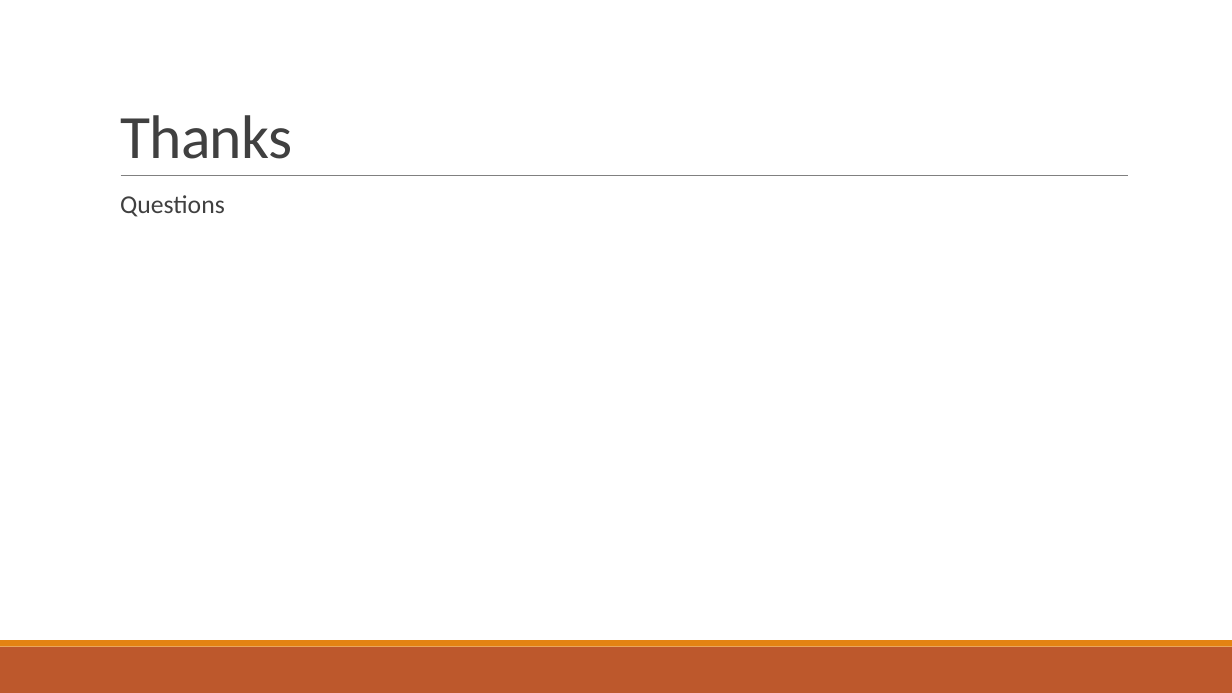
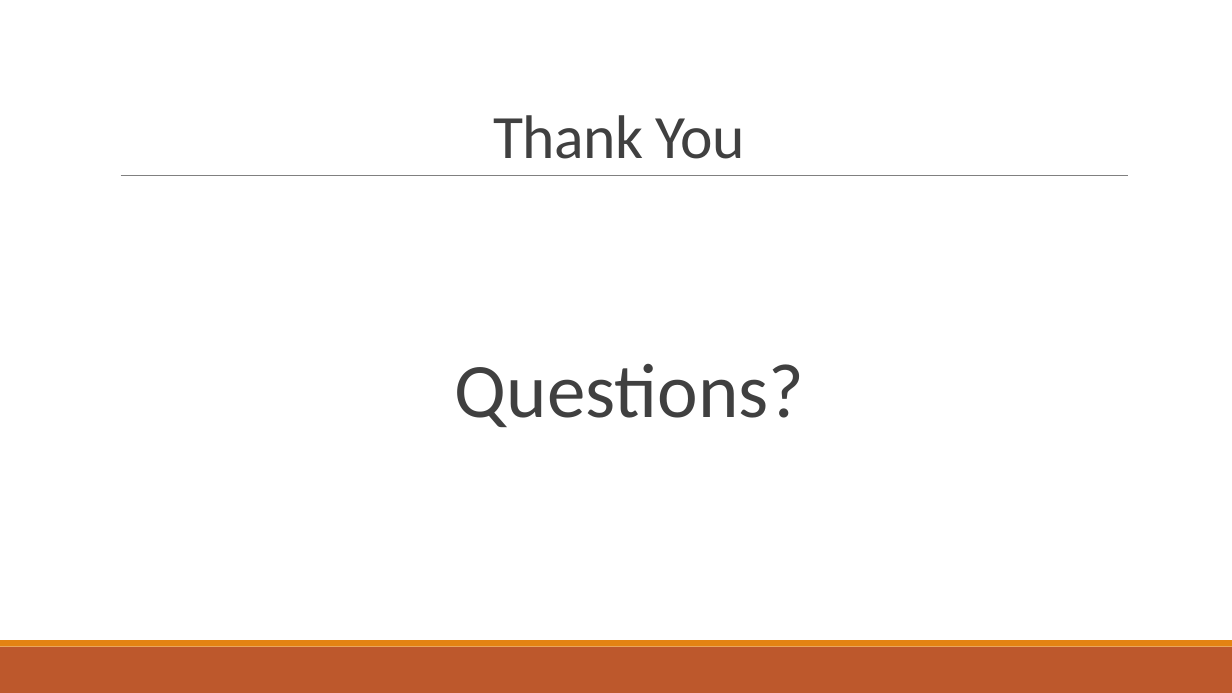
Before and after one commit to suong4554/Machine-Learning-Poly-U, a slide deck: slide 16 of Presentation.pptx. Drawn at 1232x693 pixels with LibreOffice and Linux fonts; fonts in the diff are those of the drawing. Boxes give left, top, right and bottom in pixels: in the first picture for what was removed or moved away, otherwise in the second. Text is boxed around its words. In the diff, an @@ line names an element or a change of style, - is before the commit and + after.

```diff
--- a/Presentation.pptx
+++ b/Presentation.pptx
@@ title at bbox=[493, 115, 745, 159]: text changed @@
-Thanks
+Thank You
@@ text at bbox=[455, 364, 804, 427]: text changed; size 20 to 60 pt @@
-  Questions
+  Questions?
```
Also in this commit, not shown: 1 other slide changed.
